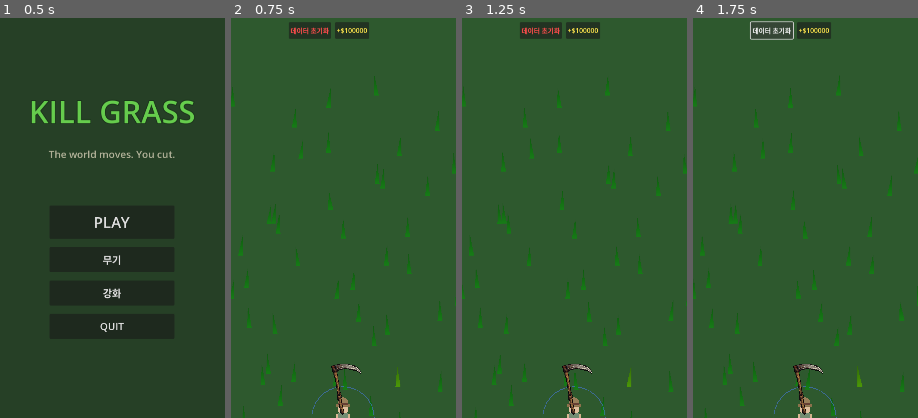
Above: before the commit, frames 1-4 (left to right).
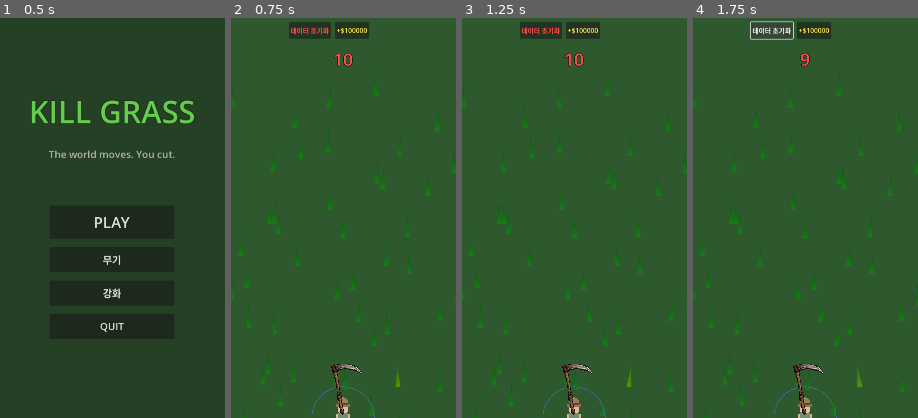
Above: after the commit, the same moments.

Repository: yellyB/game-kill_grass
Game: Godot game, scene res://scenes/ui/main_menu.tscn
The game is run twice, just before and just after one commit, with the same random seed, the same clock (stepped at 60 frames per second) and the same inputs.
Inputs:
- Up to frame 1 (0.5 s): no input
- Up to frame 2 (0.75 s): click "PLAY" at 0.5 s
- Up to frame 3 (1.25 s): no input
- Up to frame 4 (1.75 s): click "데이터 초기화" at 1.25 s
The pictures show only the part of the screen within x 25-75%, y 0-50%; the shares and areas given below are measured in that part.

Frame 1 is identical in both runs. In frame 2, 0.1% of the frame differs, in the area x 45-55%, y 8-13%; in frame 3, 0.1%; in frame 4, 0.1%.

Commit message:
Add session timer and end overlay, update bonus text
- Add countdown timer with color change when time is low
- Add session end overlay with bonus display and tap to return
- Change bonus text to "세션 완료 보너스 +$100"
- Fix virtual joystick indentation

Co-Authored-By: Claude Opus 4.6 <noreply@anthropic.com>

Diff:
--- a/scenes/core/main.tscn
+++ b/scenes/core/main.tscn
@@ -212,3 +212,92 @@
 offset_bottom = 200.0
 theme_override_font_sizes/font_size = 22
 text = "게임 계속하기"
+
+[node name="SessionEndOverlay" type="Control" parent="BackToMenuUI"]
+visible = false
+process_mode = 3
+layout_mode = 3
+anchors_preset = 15
+anchor_right = 1.0
+anchor_bottom = 1.0
+grow_horizontal = 2
+grow_vertical = 2
+
+[node name="DimBackground" type="ColorRect" parent="BackToMenuUI/SessionEndOverlay"]
+layout_mode = 1
+anchors_preset = 15
+anchor_right = 1.0
+anchor_bottom = 1.0
+grow_horizontal = 2
+grow_vertical = 2
+color = Color(0, 0, 0, 0.7)
+
+[node name="SessionEndLabel" type="Label" parent="BackToMenuUI/SessionEndOverlay"]
+layout_mode = 1
+anchors_preset = 8
+anchor_left = 0.5
+anchor_top = 0.5
+anchor_right = 0.5
+anchor_bottom = 0.5
+offset_left = -200.0
+offset_top = -50.0
+offset_right = 200.0
+offset_bottom = 50.0
+grow_horizontal = 2
+grow_vertical = 2
+theme_override_colors/font_color = Color(1, 1, 1, 1)
+theme_override_colors/font_outline_color = Color(0, 0, 0, 1)
+theme_override_constants/outline_size = 4
+theme_override_font_sizes/font_size = 48
+text = "세션 종료"
+horizontal_alignment = 1
+vertical_alignment = 1
+
+[node name="BonusLabel" type="Label" parent="BackToMenuUI/SessionEndOverlay"]
+layout_mode = 1
+anchors_preset = 8
+anchor_left = 0.5
+anchor_top = 0.5
+anchor_right = 0.5
+anchor_bottom = 0.5
+offset_left = -200.0
+offset_top = 20.0
+offset_right = 200.0
+offset_bottom = 70.0
+grow_horizontal = 2
+grow_vertical = 2
+theme_override_colors/font_color = Color(1, 0.9, 0.3, 1)
+theme_override_colors/font_outline_color = Color(0, 0, 0, 1)
+theme_override_constants/outline_size = 3
+theme_override_font_sizes/font_size = 32
+text = "세션 완료 보너스 +$100"
+horizontal_alignment = 1
+vertical_alignment = 1
+
+[node name="TapToReturnLabel" type="Label" parent="BackToMenuUI/SessionEndOverlay"]
+layout_mode = 1
+anchors_preset = 8
+anchor_left = 0.5
+anchor_top = 0.5
+anchor_right = 0.5
+anchor_bottom = 0.5
+offset_left = -200.0
+offset_top = 90.0
+offset_right = 200.0
+offset_bottom = 140.0
+grow_horizontal = 2
+grow_vertical = 2
+theme_override_colors/font_color = Color(0.8, 0.8, 0.8, 1)
+theme_override_font_sizes/font_size = 24
+text = "터치하여 돌아가기"
+horizontal_alignment = 1
+vertical_alignment = 1
+
+[node name="TouchButton" type="Button" parent="BackToMenuUI/SessionEndOverlay"]
+modulate = Color(1, 1, 1, 0)
+layout_mode = 1
+anchors_preset = 15
+anchor_right = 1.0
+anchor_bottom = 1.0
+grow_horizontal = 2
+grow_vertical = 2
--- a/scenes/ui/hud.tscn
+++ b/scenes/ui/hud.tscn
@@ -4,6 +4,23 @@
 
 [node name="HUD" type="CanvasLayer"]
 script = ExtResource("1_hud")
+
+[node name="TimerLabel" type="Label" parent="."]
+anchors_preset = 5
+anchor_left = 0.5
+anchor_right = 0.5
+offset_left = -100.0
+offset_top = 70.0
+offset_right = 100.0
+offset_bottom = 120.0
+grow_horizontal = 2
+theme_override_colors/font_color = Color(1, 1, 1, 1)
+theme_override_colors/font_outline_color = Color(0, 0, 0, 1)
+theme_override_constants/outline_size = 4
+theme_override_font_sizes/font_size = 42
+text = "60"
+horizontal_alignment = 1
+vertical_alignment = 1
 
 [node name="MoneyContainer" type="Control" parent="."]
 anchors_preset = 1
--- a/scripts/main.gd
+++ b/scripts/main.gd
@@ -1,4 +1,7 @@
 extends Node2D
+
+const SESSION_TIME: float = 10.0  # TODO: 출시 시 60.0으로 변경
+const BONUS_COINS: int = 100
 
 @onready var world_root: Node2D = $WorldRoot
 @onready var player: CharacterBody2D = $Player
@@ -9,6 +12,13 @@
 @onready var confirm_dialog: Control = $BackToMenuUI/ConfirmDialog
 @onready var confirm_btn: Button = $BackToMenuUI/ConfirmDialog/DialogPanel/ConfirmBtn
 @onready var cancel_btn: Button = $BackToMenuUI/ConfirmDialog/DialogPanel/CancelBtn
+@onready var session_end_overlay: Control = $BackToMenuUI/SessionEndOverlay
+@onready var touch_button: Button = $BackToMenuUI/SessionEndOverlay/TouchButton
+@onready var bonus_label: Label = $BackToMenuUI/SessionEndOverlay/BonusLabel
+@onready var timer_label: Label = $HUD/TimerLabel
+
+var session_time_remaining: float = SESSION_TIME
+var session_ended: bool = false
 
 func _ready() -> void:
 	SessionManager.start_session()
@@ -23,10 +33,53 @@
 	confirm_btn.pressed.connect(_on_confirm_back_to_menu)
 	cancel_btn.pressed.connect(_on_cancel_back_to_menu)
 
+	# Setup session end overlay
+	touch_button.pressed.connect(_on_session_end_touch)
+
+	# Initialize timer display
+	update_timer_display()
+
+func _process(delta: float) -> void:
+	if session_ended:
+		return
+
+	session_time_remaining -= delta
+	if session_time_remaining <= 0:
+		session_time_remaining = 0
+		end_session()
+
+	update_timer_display()
+
+func update_timer_display() -> void:
+	var seconds = int(ceil(session_time_remaining))
+	timer_label.text = str(seconds)
+
+	# Change color when time is low
+	if seconds <= 10:
+		timer_label.add_theme_color_override("font_color", Color(1, 0.3, 0.3))
+	else:
+		timer_label.add_theme_color_override("font_color", Color(1, 1, 1))
+
+func end_session() -> void:
+	session_ended = true
+	get_tree().paused = true
+	session_end_overlay.visible = true
+	back_to_menu_btn.visible = false
+
+	# Add bonus coins
+	GameManager.add_money(BONUS_COINS)
+	bonus_label.text = "세션 완료 보너스 +$%d" % BONUS_COINS
+
+func _on_session_end_touch() -> void:
+	get_tree().paused = false
+	SessionManager.quit_to_menu()
+
 func _notification(what: int) -> void:
 	if what == NOTIFICATION_WM_GO_BACK_REQUEST:
 		# Android back button
-		if confirm_dialog.visible:
+		if session_ended:
+			_on_session_end_touch()
+		elif confirm_dialog.visible:
 			_on_cancel_back_to_menu()
 		else:
 			_on_back_to_menu_pressed()
--- a/scripts/virtual_joystick.gd
+++ b/scripts/virtual_joystick.gd
@@ -12,55 +12,55 @@
 var touch_index: int = -1
 
 func _ready() -> void:
-	# Only show on mobile
-	if not OS.has_feature("mobile"):
-		visible = false
-		return
+  # Only show on mobile
+  if not OS.has_feature("mobile"):
+    visible = false
+    return
 
-	knob.position = base.size / 2 - knob.size / 2
+  knob.position = base.size / 2 - knob.size / 2
 
 func _input(event: InputEvent) -> void:
-	if not visible:
-		return
+  if not visible:
+    return
 
-	if event is InputEventScreenTouch:
-		if event.pressed:
-			if _is_point_inside_base(event.position):
-				is_pressed = true
-				touch_index = event.index
-				_update_knob(event.position)
-		else:
-			if event.index == touch_index:
-				_reset()
+  if event is InputEventScreenTouch:
+    if event.pressed:
+      if _is_point_inside_base(event.position):
+        is_pressed = true
+        touch_index = event.index
+        _update_knob(event.position)
+    else:
+      if event.index == touch_index:
+        _reset()
 
-	elif event is InputEventScreenDrag:
-		if event.index == touch_index and is_pressed:
-			_update_knob(event.position)
+  elif event is InputEventScreenDrag:
+    if event.index == touch_index and is_pressed:
+      _update_knob(event.position)
 
 func _is_point_inside_base(point: Vector2) -> bool:
-	var base_center = base.global_position + base.size / 2
-	return point.distance_to(base_center) <= base.size.x / 2 + 50
+  var base_center = base.global_position + base.size / 2
+  return point.distance_to(base_center) <= base.size.x / 2 + 50
 
 func _update_knob(touch_pos: Vector2) -> void:
-	var base_center = base.global_position + base.size / 2
-	var direction = touch_pos - base_center
-	var distance = direction.length()
+  var base_center = base.global_position + base.size / 2
+  var direction = touch_pos - base_center
+  var distance = direction.length()
 
-	if distance > max_distance:
-		direction = direction.normalized() * max_distance
+  if distance > max_distance:
+    direction = direction.normalized() * max_distance
 
-	knob.global_position = base_center + direction - knob.size / 2
+  knob.global_position = base_center + direction - knob.size / 2
 
-	# Calculate input
-	if distance > dead_zone:
-		var input_strength = (distance - dead_zone) / (max_distance - dead_zone)
-		input_strength = clamp(input_strength, 0, 1)
-		joystick_input.emit(direction.normalized() * input_strength)
-	else:
-		joystick_input.emit(Vector2.ZERO)
+  # Calculate input
+  if distance > dead_zone:
+    var input_strength = (distance - dead_zone) / (max_distance - dead_zone)
+    input_strength = clamp(input_strength, 0, 1)
+    joystick_input.emit(direction.normalized() * input_strength)
+  else:
+    joystick_input.emit(Vector2.ZERO)
 
 func _reset() -> void:
-	is_pressed = false
-	touch_index = -1
-	knob.position = base.size / 2 - knob.size / 2
-	joystick_input.emit(Vector2.ZERO)
+  is_pressed = false
+  touch_index = -1
+  knob.position = base.size / 2 - knob.size / 2
+  joystick_input.emit(Vector2.ZERO)
